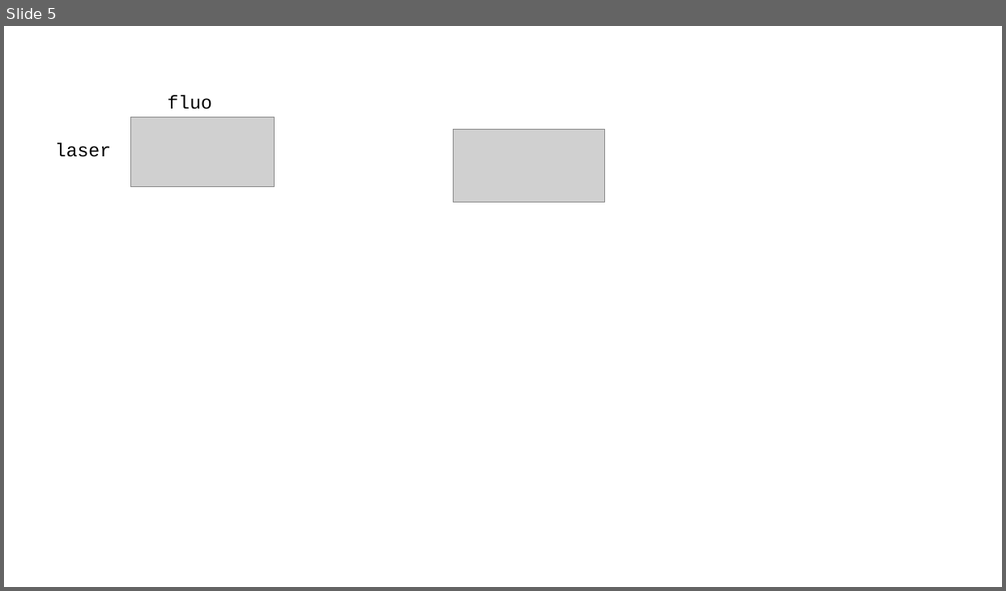
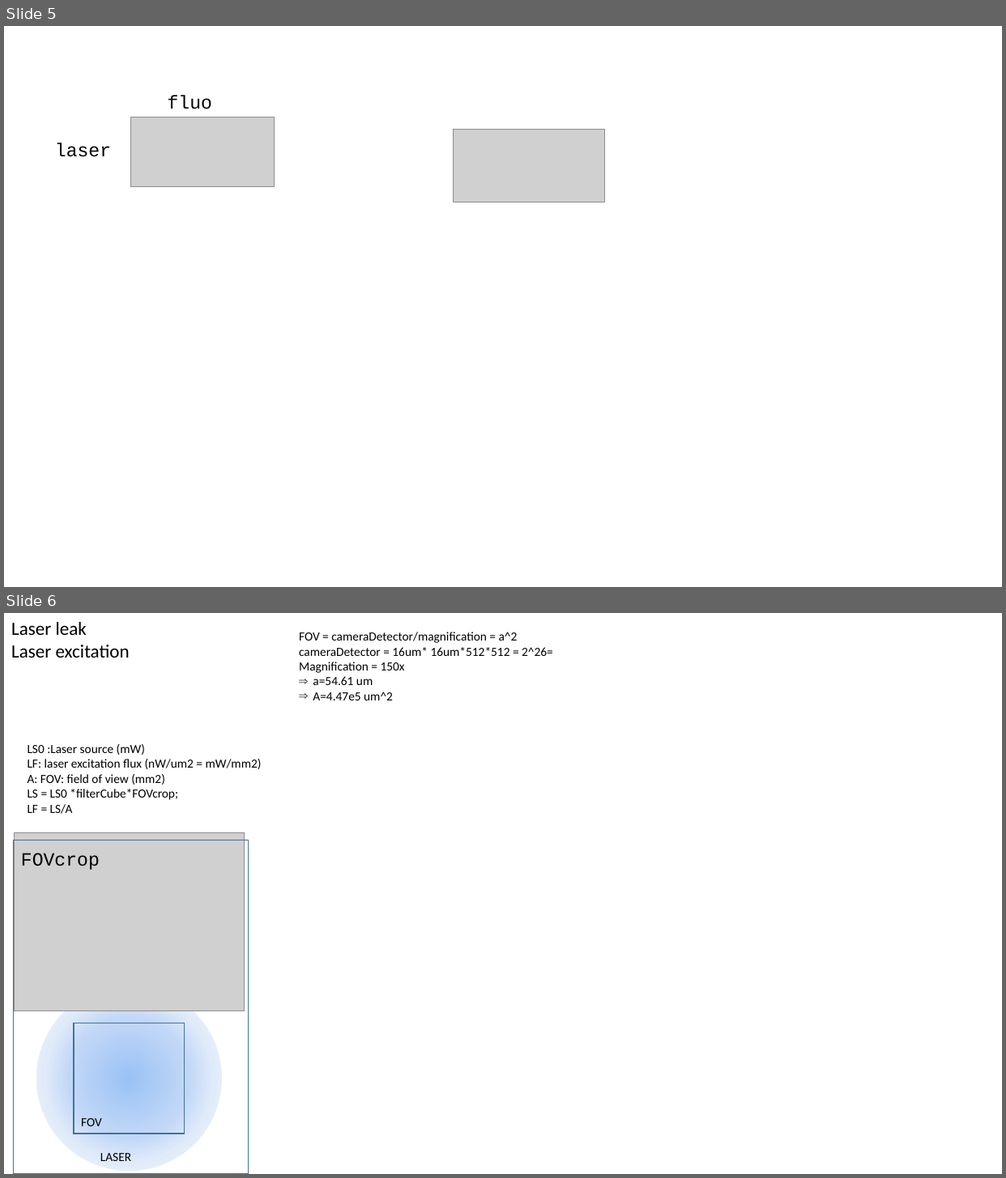
Before and after one commit to aakatay/TraCKer, a slide deck: code/TIRFcalibration/fluorescenceSpectra/doc/fluorescenceSpectraData.pptx. Shown one above the other, each under a label of ours: slide 5 before the commit, slides 5 and 6 after it. The pictures are 1006x591 and 1006x1178 pixels, drawn with LibreOffice and Linux fonts; fonts in the diff are those of the drawing; grey boxes stand for pictures. Boxes give left, top, right and bottom in pixels: in the first picture for what was removed or moved away, otherwise in the second. Text is boxed around its words. In the diff, an @@ line names an element or a change of style, - is before the commit and + after.

```diff
--- a/code/TIRFcalibration/fluorescenceSpectra/doc/fluorescenceSpectraData.pptx
+++ b/code/TIRFcalibration/fluorescenceSpectra/doc/fluorescenceSpectraData.pptx
@@ slide 6 added at (4,613,1002,1174), background #FFFFFF @@
@@ text added at (11,622,130,658), 18 pt, text #000000 @@
+Laser leak
+Laser excitation
@@ text added at (299,632,553,700), 12 pt, text #000000 @@
+FOV = cameraDetector/magnification = a^2
+cameraDetector = 16um* 16um*512*512 = 2^26=
+Magnification = 150x
+⇒ a=54.61 um
+⇒ A=4.47e5 um^2
@@ text added at (27,744,262,814), 12 pt, text #000000 @@
+LS0 :Laser source (mW)
+LF: laser excitation flux (nW/um2 = mW/mm2)
+A: FOV: field of view (mm2)
+LS = LS0 *filterCube*FOVcrop;
+LF = LS/A
@@ group added at (14,833,248,1174): 3 texts, 2 rectangles, 1 ellipse, 1 picture @@
+FOV
+LASER
+FOVcrop
```
Also in this commit, not shown: 2 other slides added, 5 other files.
